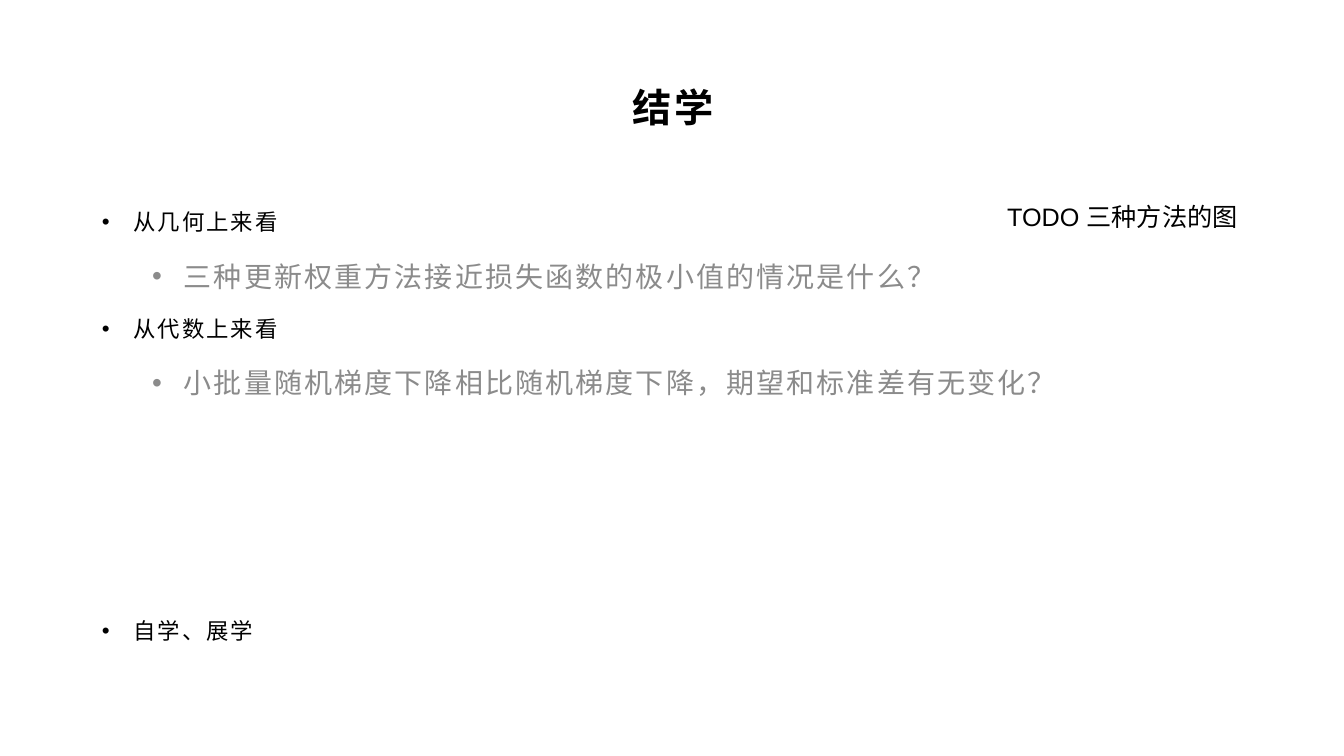
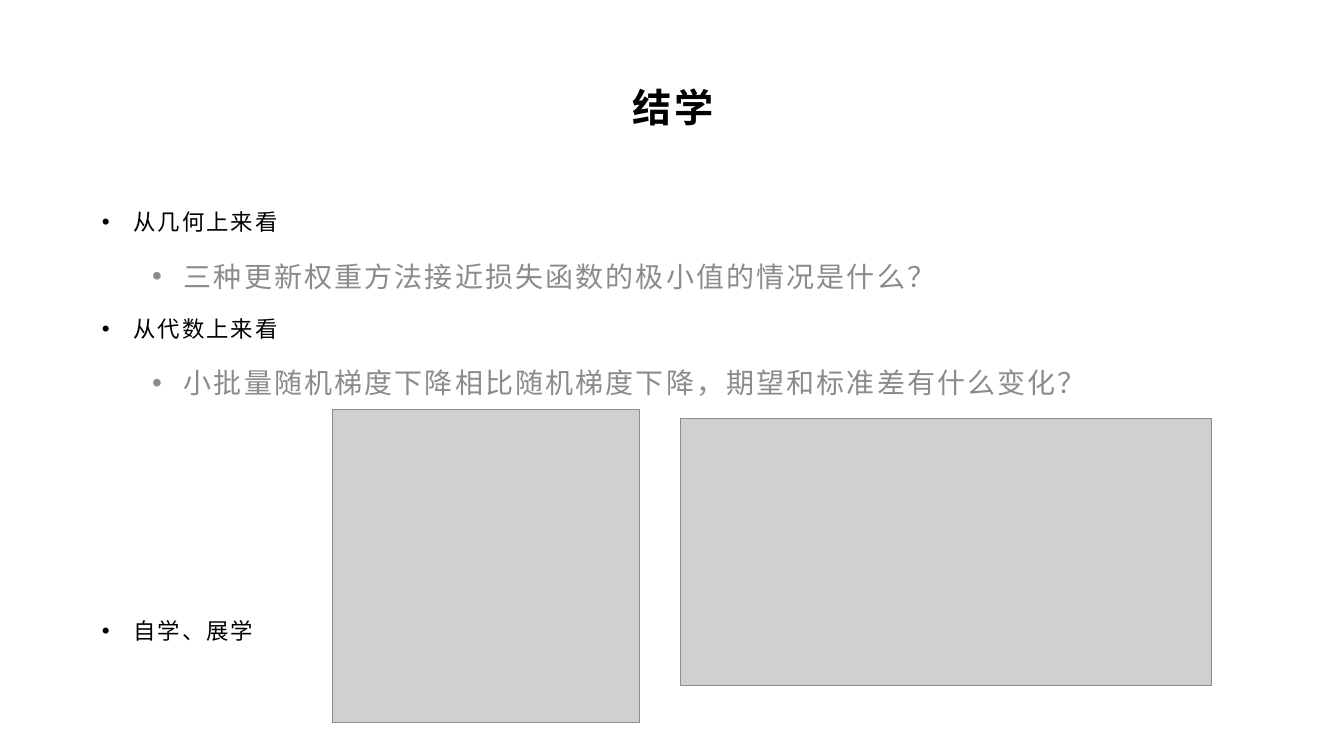
Before and after one commit to yyc-git/DeepLearningEdu, a slide deck: slide 12 of lessons/7_mini_batch/ppt/使用小批量随机梯度下降.pptx. Drawn at 1344x756 pixels with LibreOffice and Linux fonts; fonts in the diff are those of the drawing; grey boxes stand for pictures; background and template pictures are left out. Boxes give left, top, right and bottom in pixels: in the first picture for what was removed or moved away, otherwise in the second. Text is boxed around its words. In the diff, an @@ line names an element or a change of style, - is before the commit and + after.

```diff
--- a/lessons/7_mini_batch/ppt/使用小批量随机梯度下降.pptx
+++ b/lessons/7_mini_batch/ppt/使用小批量随机梯度下降.pptx
@@ text removed at [1007,204,1238,228] @@
-TODO 三种方法的图
@@ text at [184,369,1086,396]: text changed @@
-  • 小批量随机梯度下降相比随机梯度下降，期望和标准差有无变化？
+  • 小批量随机梯度下降相比随机梯度下降，期望和标准差有什么变化？
@@ picture added at [333,409,639,722] @@
@@ picture added at [681,418,1212,686] @@
```
Also in this commit, not shown: 4 other slides changed.
